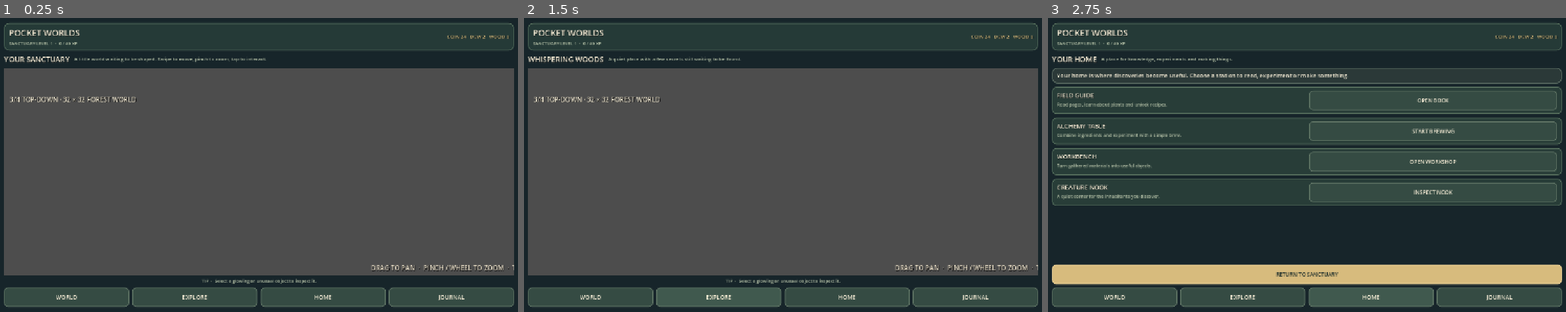
Above: before the commit, frames 1-3 (left to right).
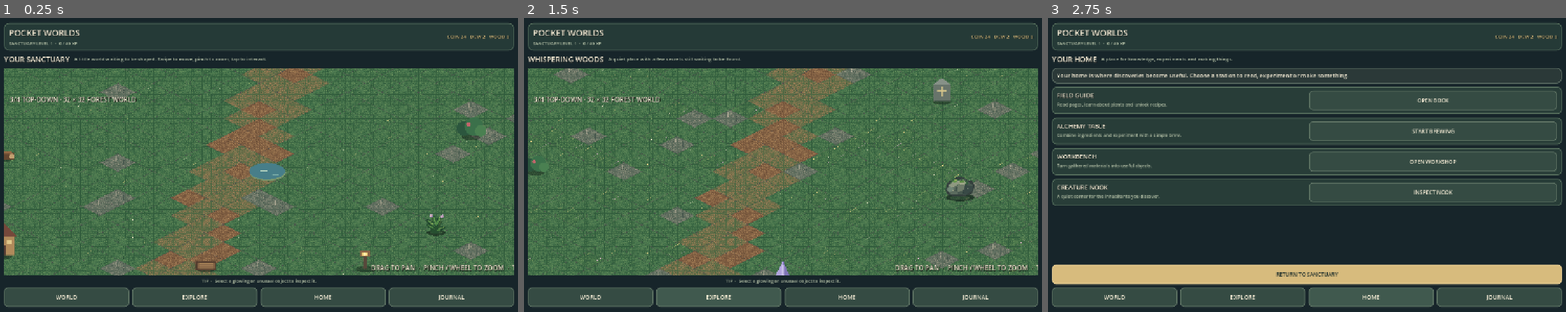
Above: after the commit, the same moments.

Repository: Kryodo/PocketWorlds
Game: Godot game, scene res://scenes/app/main.tscn
The game is run twice, just before and just after one commit, with the same random seed, the same clock (stepped at 60 frames per second) and the same inputs.
Inputs:
- Up to frame 1 (0.25 s): no input
- Up to frame 2 (1.5 s): click "WORLD" at 0.5 s; click "EXPLORE" at 1.25 s
- Up to frame 3 (2.75 s): click "HOME" at 2 s

The runs differ from the first frame. In frame 1, 60% of the frame differs, in the area x 0-100%, y 17-88%; in frame 2, 59%; in frame 3, nothing differs.
Error before the commit: Parse Error: Could not preload resource script "res://scripts/world/forest_ground_tile_generator.gd". (res://scripts/world/world_ground_tiles.gd:4)

Commit message:
Fix ground generator loop indentation

Diff:
--- a/scripts/world/forest_ground_tile_generator.gd
+++ b/scripts/world/forest_ground_tile_generator.gd
@@ -34,7 +34,7 @@
 		definition.display_name = _display_name(asset_id)
 		definition.category = &"ground"
 		var asset_tags: Array[StringName] = [&"ground", &"terrain", &"forest"]
-	definition.tags = asset_tags
+		definition.tags = asset_tags
 		definition.texture_path = texture_path
 		definition.texture_size_px = TILE_SIZE
 		definition.ground_anchor_px = Vector2(TILE_SIZE) * 0.5
